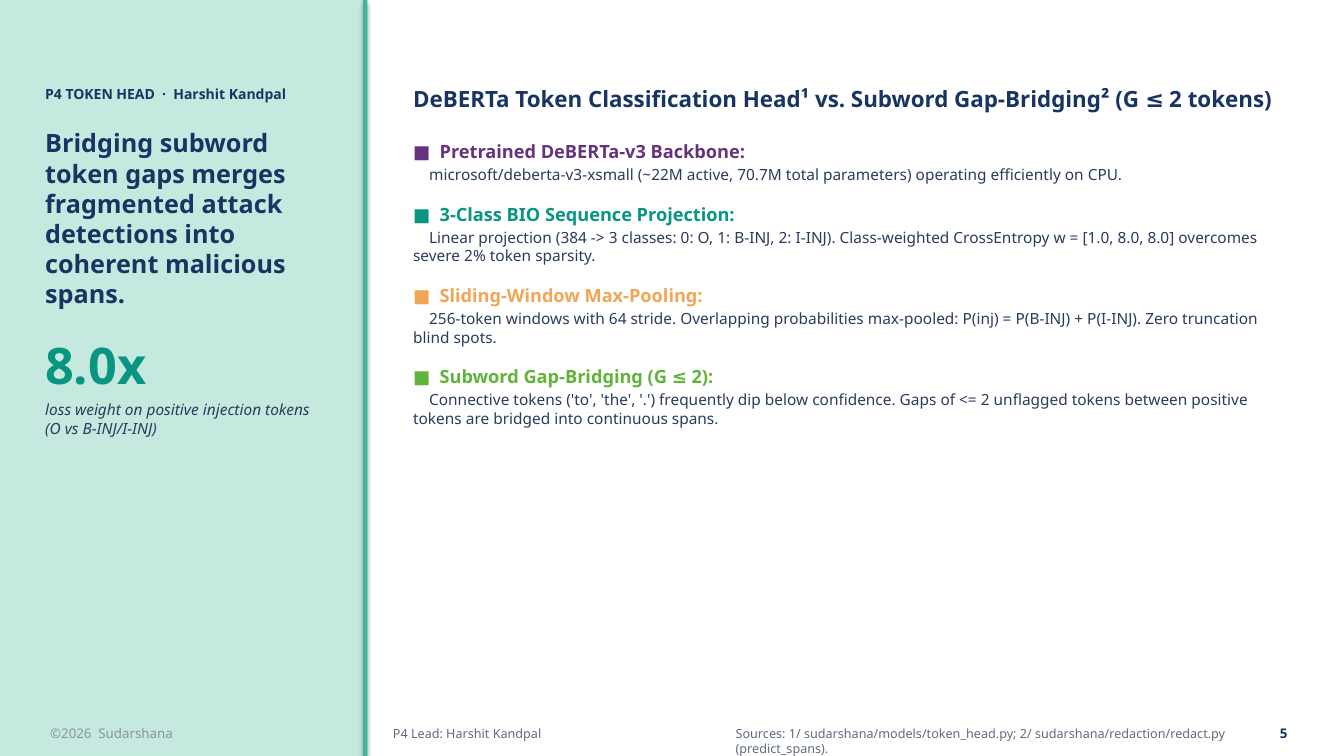
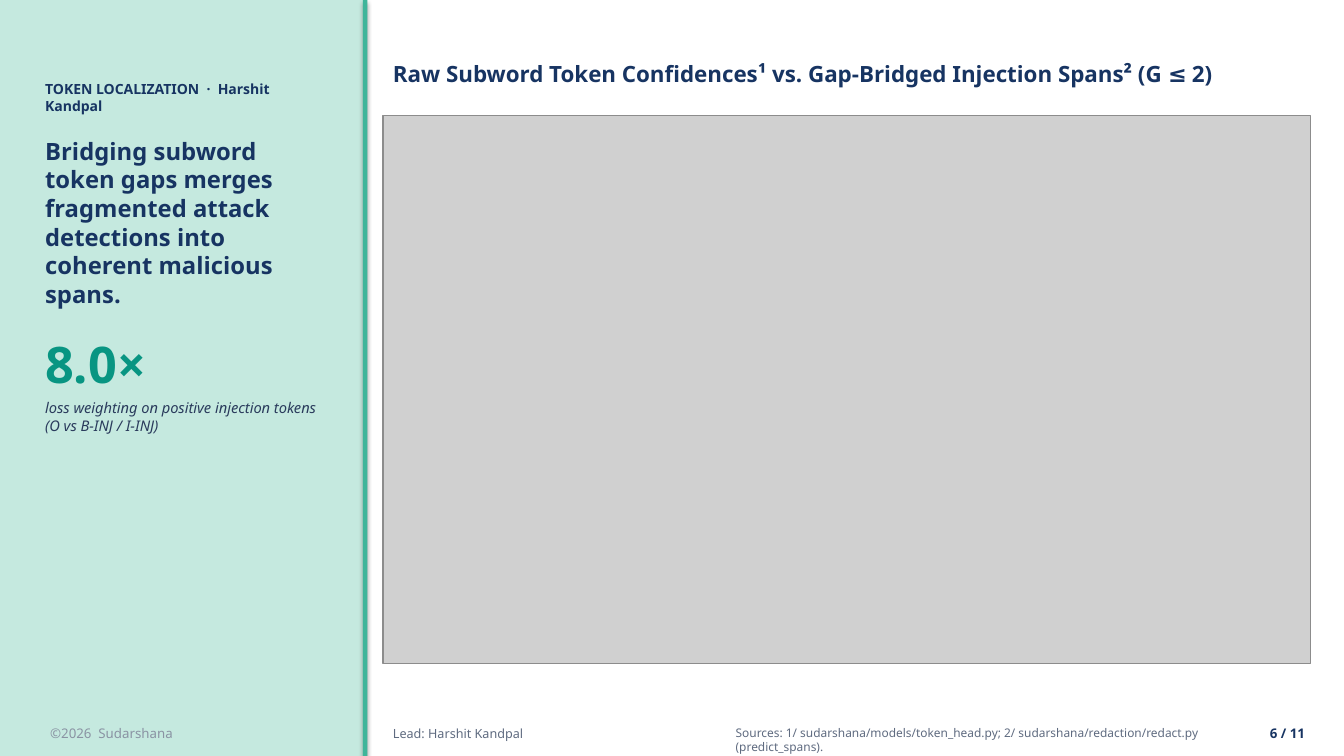
Before and after one commit to HarK-github/Sudarshana, a slide deck: slide 6 of reports/Sudarshana_a16z_Presentation.pptx (slide 5 before the commit). Drawn at 1344x756 pixels with LibreOffice and Linux fonts; fonts in the diff are those of the drawing; grey boxes stand for pictures. Boxes give left, top, right and bottom in pixels: in the first picture for what was removed or moved away, otherwise in the second. Text is boxed around its words. In the diff, an @@ line names an element or a change of style, - is before the commit and + after.

Commit message:
feat(slides): clean chart-only exhibit layouts across Harshit's slides with zero lingering text

```diff
--- a/reports/Sudarshana_a16z_Presentation.pptx
+++ b/reports/Sudarshana_a16z_Presentation.pptx
@@ text at (45, 83, 270, 115): text changed @@
-P4 TOKEN HEAD · Harshit Kandpal
+TOKEN LOCALIZATION · Harshit Kandpal
@@ text added at (393, 63, 1212, 88), 16 pt, text #173462, bold @@
+Raw Subword Token Confidences¹ vs. Gap-Bridged Injection Spans² (G ≤ 2)
@@ text removed at (413, 88, 1272, 428) @@
-DeBERTa Token Classification Head¹ vs. Subword Gap-Bridging² (G ≤ 2 tokens)
-■ Pretrained DeBERTa-v3 Backbone:
-microsoft/deberta-v3-xsmall (~22M active, 70.7M total parameters) operating efficiently on CPU.
-■ 3-Class BIO Sequence Projection:
-Linear projection (384 -> 3 classes: 0: O, 1: B-INJ, 2: I-INJ). Class-weighted CrossEntropy w = [1.0, 8.0, 8.0] overcomes severe 2% token sparsity.
-■ Sliding-Window Max-Pooling:
-256-token windows with 64 stride. Overlapping probabilities max-pooled: P(inj) = P(B-INJ) + P(I-INJ). Zero truncation blind spots.
-■ Subword Gap-Bridging (G ≤ 2):
-Connective tokens ('to', 'the', '.') frequently dip below confidence. Gaps of <= 2 unflagged tokens between positive tokens are bridged into continuous spans.
@@ picture added at (383, 116, 1311, 663) @@
@@ text at (45, 142, 273, 309): size 18 to 17 pt in "Bridging subword token gaps merges fragmented attack ..." @@
@@ text at (45, 346, 316, 434): text changed; size 11 to 10.5 pt @@
-8.0x
-loss weight on positive injection tokens (O vs B-INJ/I-INJ)
+8.0×
+loss weighting on positive injection tokens (O vs B-INJ / I-INJ)
@@ text at (393, 728, 524, 741): text changed @@
-P4 Lead: Harshit Kandpal
+Lead: Harshit Kandpal
@@ text "Sources: 1/ sudarshana/models/token_head.py; 2/ sudarshana/r ..." at (736, 728, 1198, 754): size 9 to 8.5 pt @@
@@ text added at (1270, 728, 1305, 738), 9.5 pt, text #173462, bold @@
+6 / 11
@@ text removed at (1280, 728, 1288, 738) @@
-5
```
Also in this commit, not shown: 9 other slides changed, 1 slide added, 10 other files.
